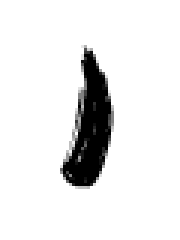
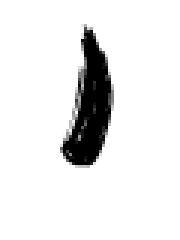
Revision of a layered w=180, h=240 image; what changed, layer by layer:
painted on "Layer" over box(60, 24, 114, 189)
